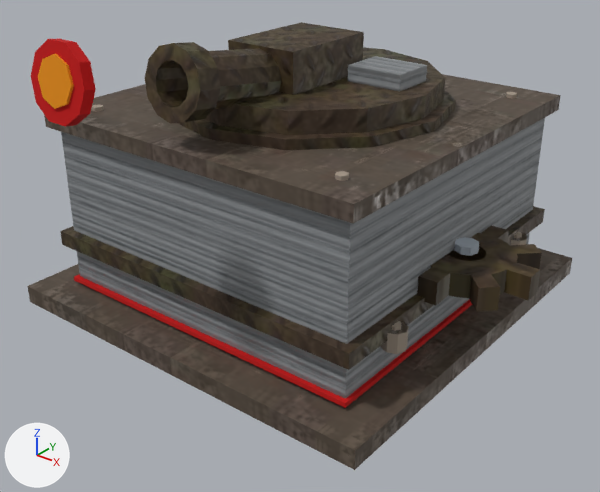
The glTF model buildings/drill/models/turret.glb: old version first, new version second.
The view is the same before and after, from a 50 mm camera at (1.29, -1.653, 1.146) aimed at (0.106, -0.172, 0.228). Arrows for +X, +Y and +Z are at lower left; the lights stay in place. The picture after the commit comes second. Where no turn or scale is listed for an object, it has been applied to the vertices.

Names of what the first picture shows: 'AmmoBox', 'Band', 'BasePlatform', 'Body', 'DriveGear', 'GunBarrel', 'GunCradle', 'HazardStripe', 'Muzzle', 'MuzzleGlow', 'Roof', 'TurretBase', 'TurretRing' and 6 more.
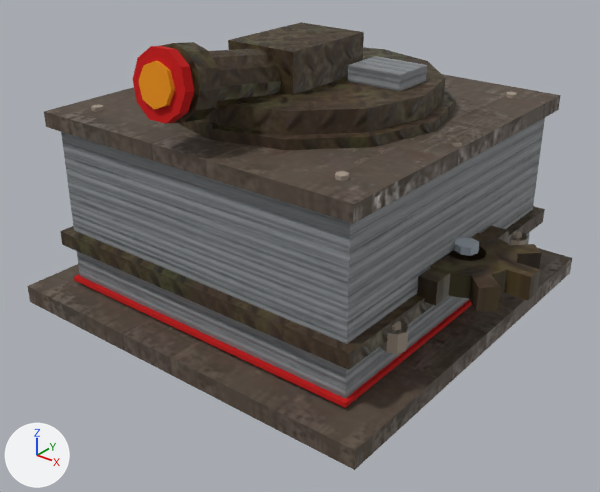
Location of each change, [x1, y1, x2, y2] in pixels of the pictures (600 x 492 px):
'Muzzle', moved: before [31, 39, 96, 126]; after [133, 46, 194, 124]
'MuzzleGlow', moved: before [38, 54, 74, 109]; after [138, 61, 175, 109]

What the commit changed:
Object 'Muzzle' (ob_muzzle) moves from (0.0, -0.73, 0.745) to (0.0, -0.485, 0.69).
Object 'MuzzleGlow' (ob_muzzleglow) moves from (0.0, -0.745, 0.75) to (0.0, -0.505, 0.693).
